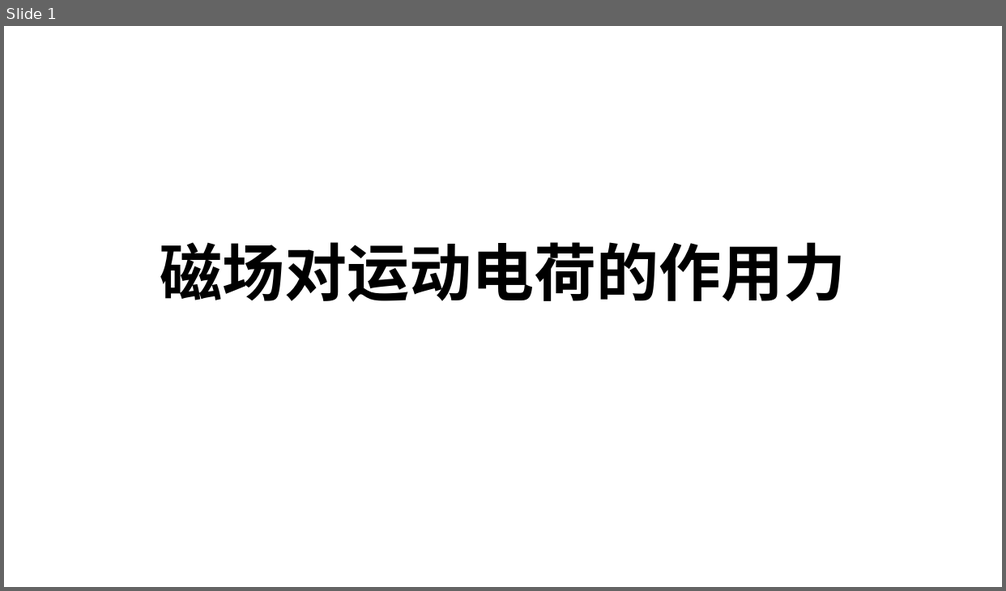
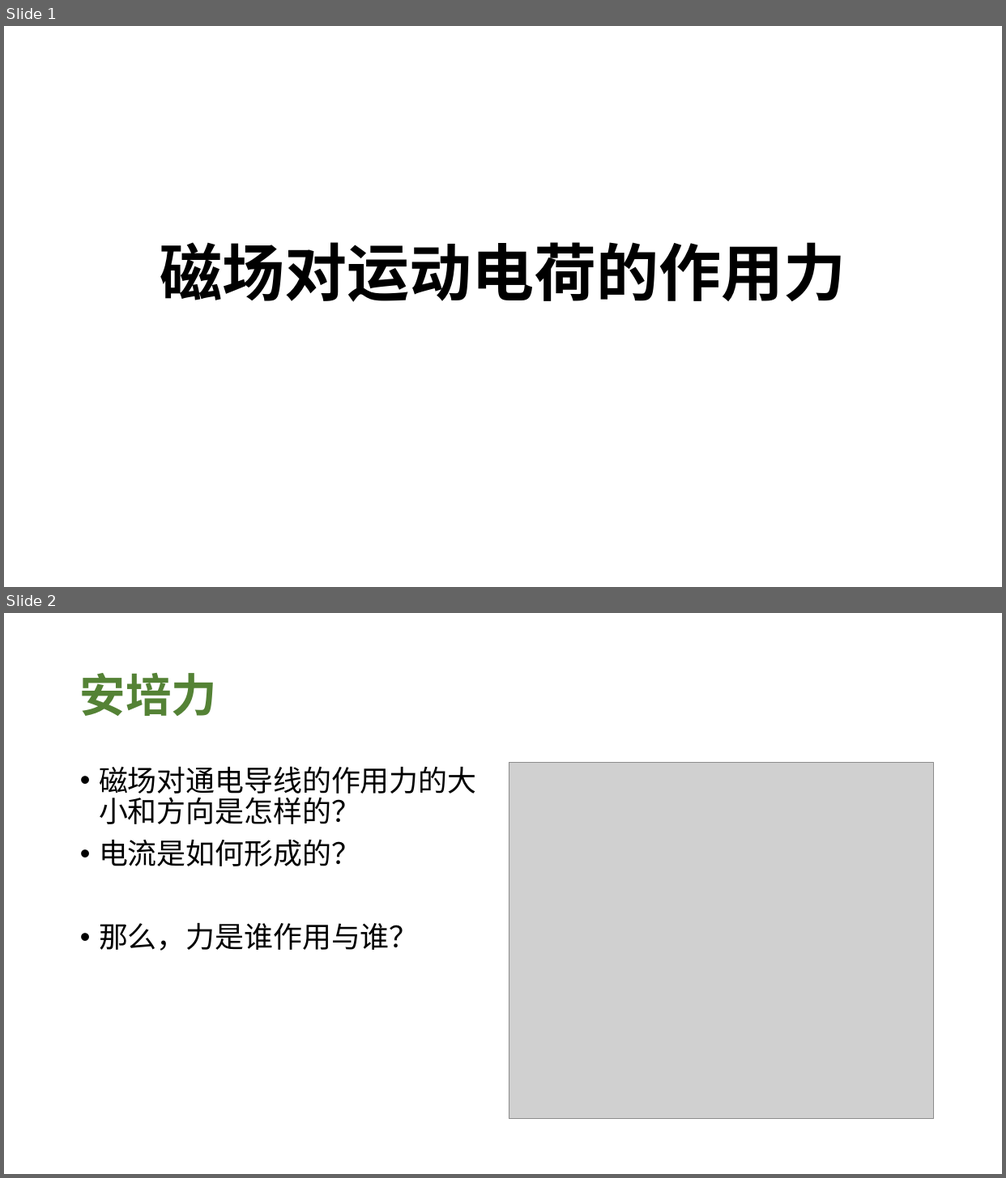
Before and after one commit to broshu/lab, a slide deck: ppt/磁场对运动电荷的作用力.pptx. Shown one above the other, each under a label of ours: slide 1 before the commit, slides 1 and 2 after it. The pictures are 1006x591 and 1006x1178 pixels, drawn with LibreOffice and Linux fonts; fonts in the diff are those of the drawing; grey boxes stand for pictures. Boxes give left, top, right and bottom in pixels: in the first picture for what was removed or moved away, otherwise in the second. Text is boxed around its words. In the diff, an @@ line names an element or a change of style, - is before the commit and + after.

```diff
--- a/ppt/磁场对运动电荷的作用力.pptx
+++ b/ppt/磁场对运动电荷的作用力.pptx
@@ slide 2 added at box(4, 613, 1002, 1174), background #FFFFFF @@
@@ title added at box(80, 673, 217, 716), 44 pt, text #548235, bold @@
+安培力
@@ text added at box(99, 766, 477, 951), 28 pt, text #000000 @@
+• 磁场对通电导线的作用力的大小和方向是怎样的？
+• 电流是如何形成的？
+• 那么，力是谁作用与谁？
@@ picture added at box(509, 763, 934, 1119) @@
```
Also in this commit, not shown: 11 other slides added.
